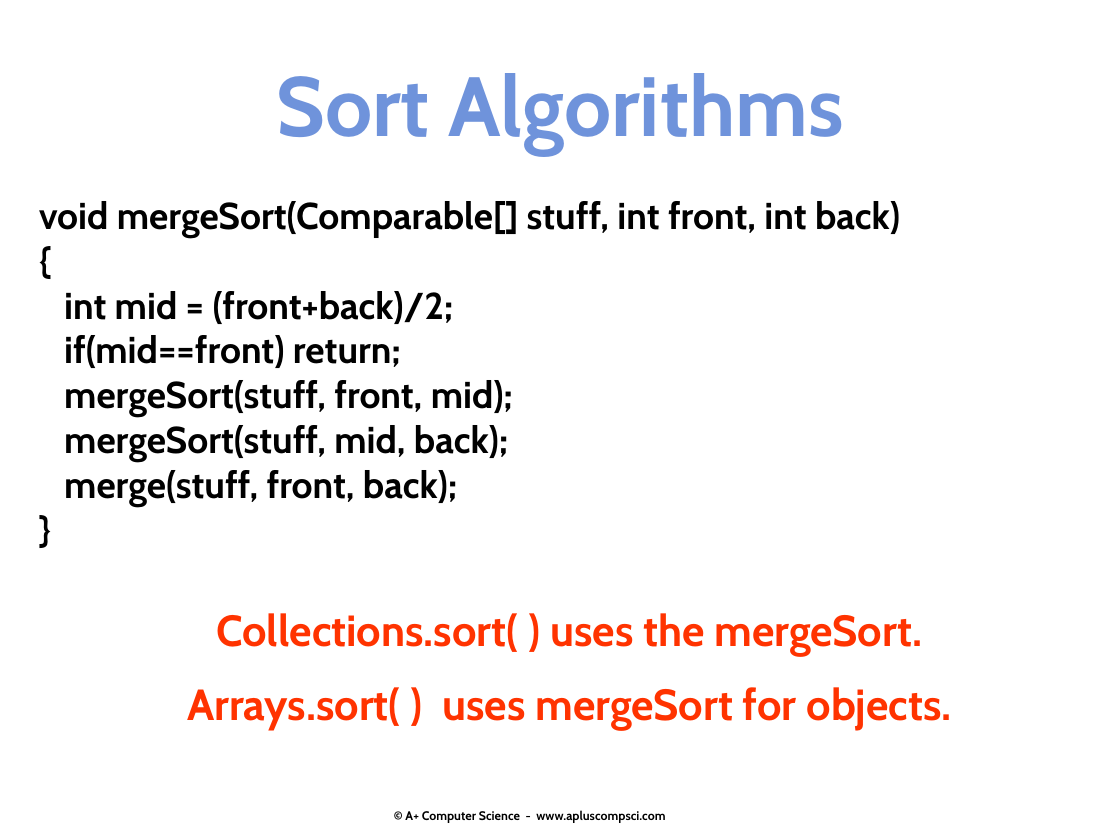
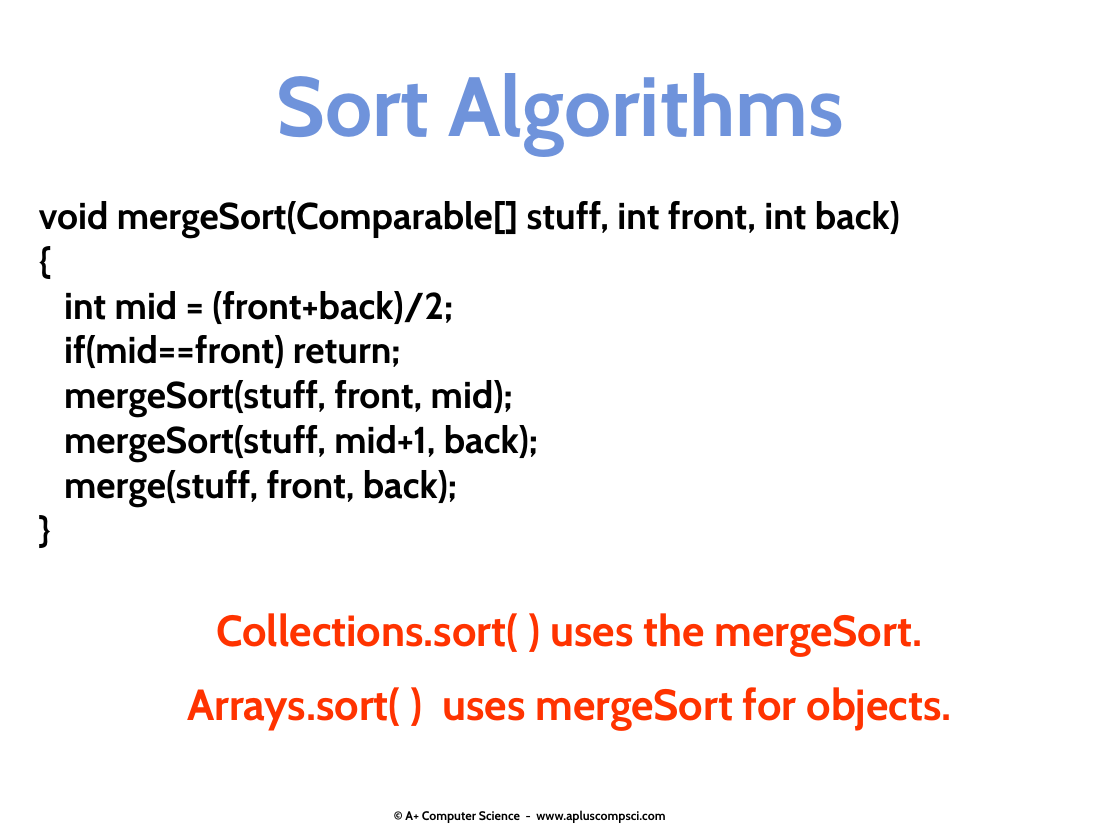
Before and after one commit to u-high/Notes, a slide deck: slide 45 of 24.sort.search/sorting_searching_slides_java_aplus.pptx. Drawn at 1120x840 pixels with LibreOffice and Linux fonts; fonts in the diff are those of the drawing. Boxes give left, top, right and bottom in pixels: in the first picture for what was removed or moved away, otherwise in the second. Text is boxed around its words. In the diff, an @@ line names an element or a change of style, - is before the commit and + after.

Commit message:
changes to powerpoint

```diff
--- a/24.sort.search/sorting_searching_slides_java_aplus.pptx
+++ b/24.sort.search/sorting_searching_slides_java_aplus.pptx
@@ text at [64, 425, 538, 461]: text changed @@
-mergeSort(stuff, mid, back);
+mergeSort(stuff, mid+1, back);
```
Also in this commit, not shown: 2 other slides changed, 3 other files.
